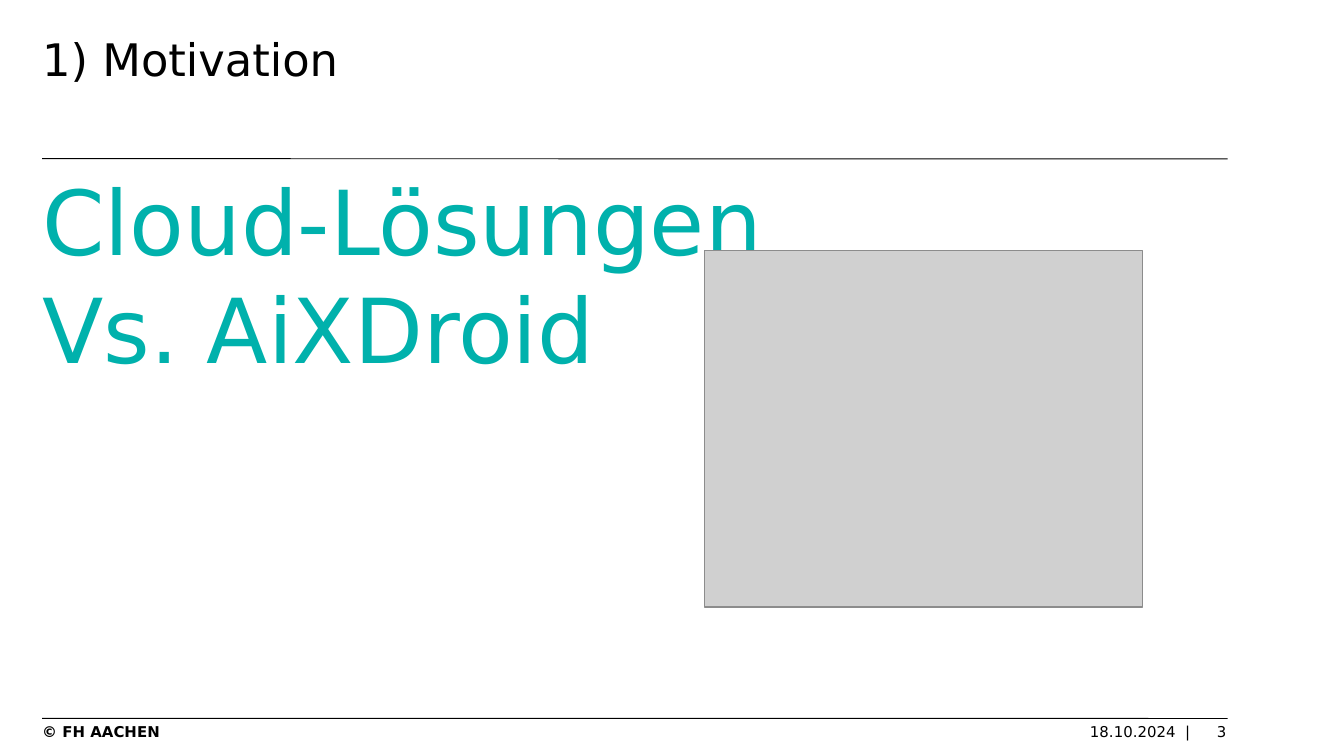
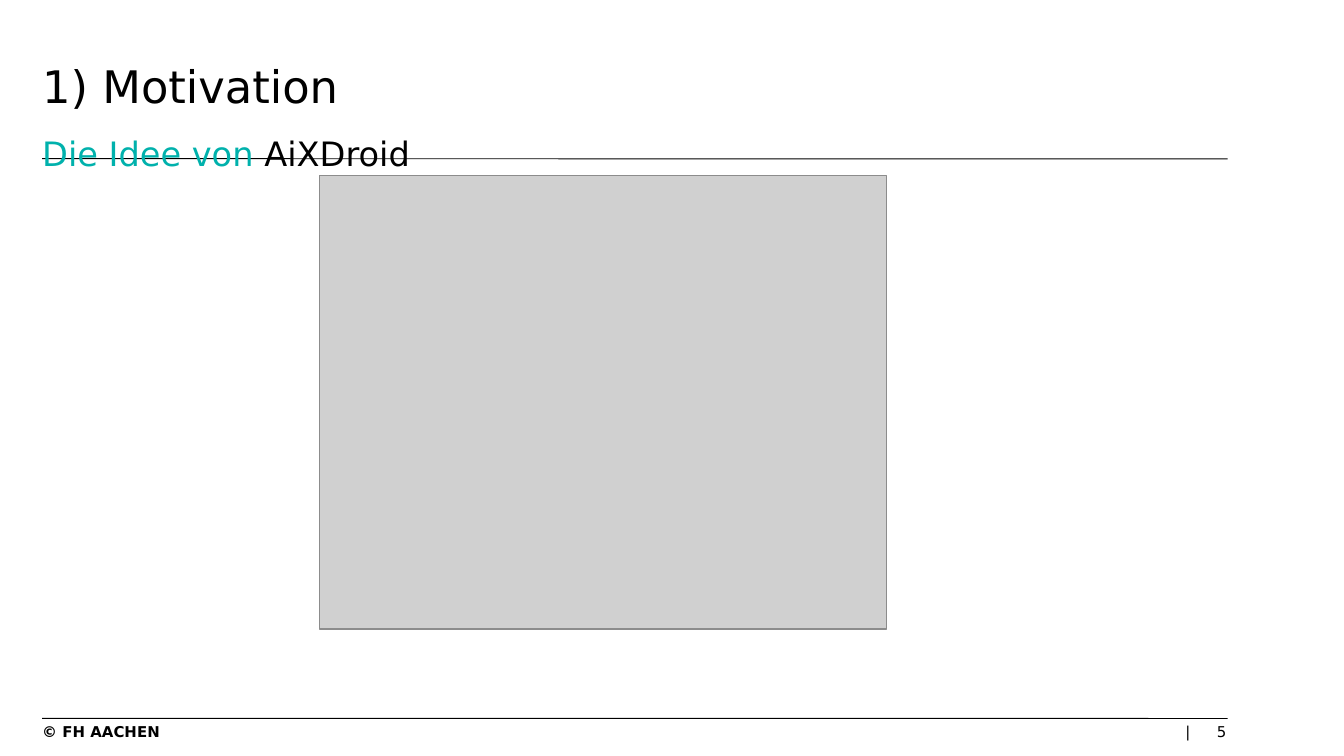
Before and after one commit to levithas/Bachelorprojekt, a slide deck: slide 5 of Dokumentation/Präsentation.pptx (slide 3 before the commit). Drawn at 1344x756 pixels with LibreOffice and Linux fonts; fonts in the diff are those of the drawing; grey boxes stand for pictures; background and template pictures are left out. Boxes give left, top, right and bottom in pixels: in the first picture for what was removed or moved away, otherwise in the second. Text is boxed around its words. In the diff, an @@ line names an element or a change of style, - is before the commit and + after.

```diff
--- a/Dokumentation/Präsentation.pptx
+++ b/Dokumentation/Präsentation.pptx
@@ title at (x1=42, y1=69, x2=409, y2=167): text changed; size 24 to 18 pt @@
-1) Motivation
+1) Motivation
+Die Idee von AiXDroid
@@ picture added at (x1=320, y1=176, x2=887, y2=630) @@
@@ text removed at (x1=42, y1=187, x2=762, y2=365) @@
-Cloud-Lösungen
-Vs. AiXDroid
@@ picture removed at (x1=704, y1=251, x2=1142, y2=607) @@
@@ text added at (x1=1074, y1=722, x2=1191, y2=735), 8 pt, text #000000 @@
+|
@@ text removed at (x1=1090, y1=726, x2=1176, y2=738) @@
-18.10.2024 |
@@ page number at (x1=1217, y1=726, x2=1226, y2=738): text changed @@
-3
+5
```
Also in this commit, not shown: 15 other slides changed, 16 slides added, 5 slides removed, 4 other files.
